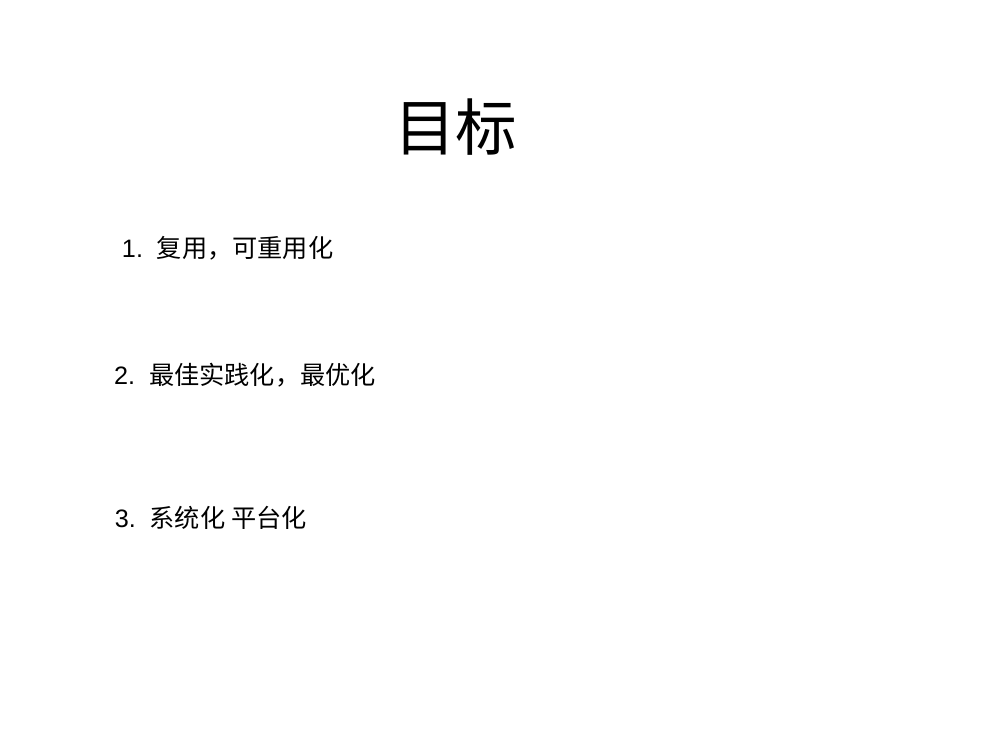
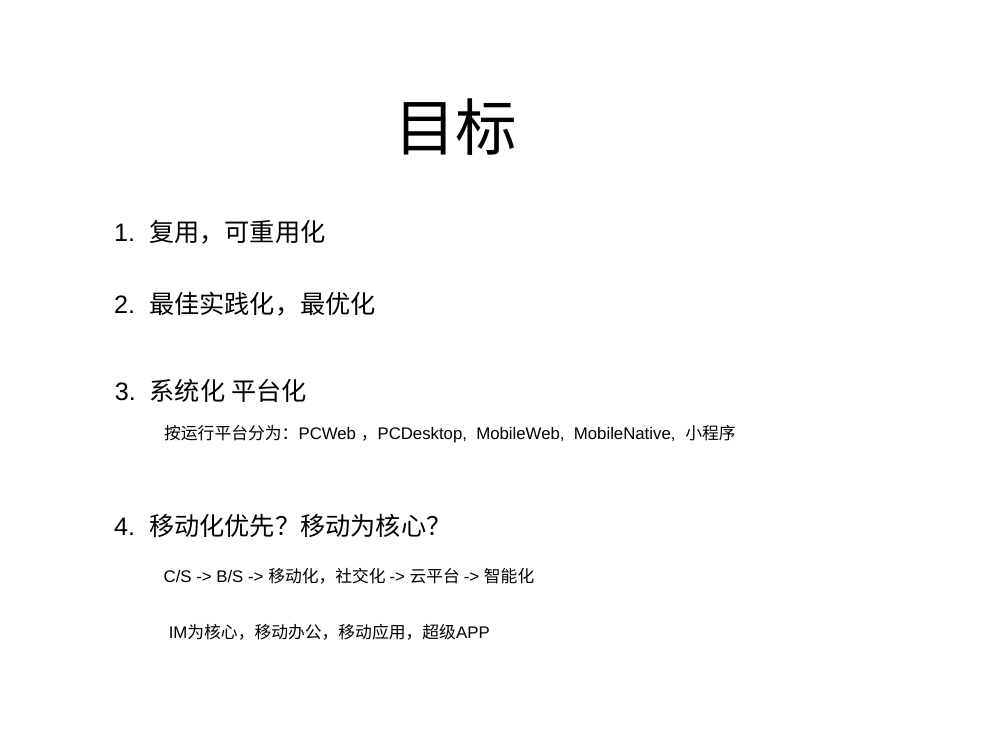
Before and after one commit to HelloHxz/Bricks-PPT, a slide deck: slide 3 of Bricks.ppt (slide 2 before the commit). Drawn at 1008x756 pixels with LibreOffice and Linux fonts; fonts in the diff are those of the drawing. Boxes give left, top, right and bottom in pixels: in the first picture for what was removed or moved away, otherwise in the second. Text is boxed around its words. In the diff, an @@ line names an element or a change of style, - is before the commit and + after.

```diff
--- a/Bricks.ppt
+++ b/Bricks.ppt
@@ text "1. 复用，可重用化": place and size @@
-text "1. 复用，可重用化" at box(122, 236, 333, 260)
+text "1. 复用，可重用化" at box(114, 220, 325, 244)
@@ text "2. 最佳实践化，最优化": place and size @@
-text "2. 最佳实践化，最优化" at box(114, 362, 376, 387)
+text "2. 最佳实践化，最优化" at box(114, 291, 376, 316)
@@ text "3. 系统化 平台化": place and size @@
-text "3. 系统化 平台化" at box(115, 506, 307, 529)
+text "3. 系统化 平台化" at box(115, 379, 307, 402)
@@ text added at box(164, 425, 735, 443), 12 pt, text #000000 @@
+按运行平台分为：PCWeb ，PCDesktop, MobileWeb, MobileNative, 小程序
@@ text added at box(114, 513, 451, 537), 18 pt, text #000000 @@
+4. 移动化优先？移动为核心？
@@ text added at box(164, 568, 534, 584), 12 pt, text #000000 @@
+C/S -> B/S -> 移动化，社交化 -> 云平台 -> 智能化
@@ text added at box(169, 624, 490, 640), 12 pt, text #000000 @@
+IM为核心，移动办公，移动应用，超级APP
```
Also in this commit, not shown: 8 slides added, 5 slides removed, 2 other files.
